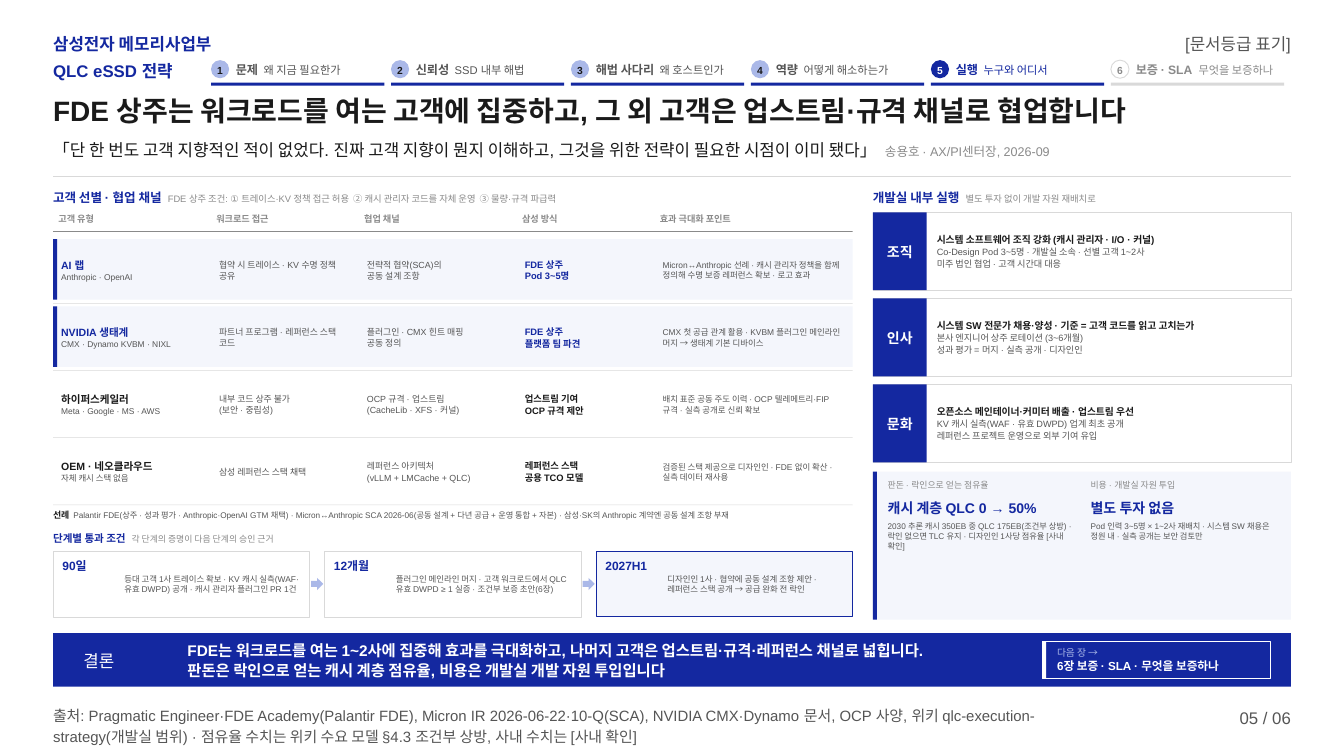
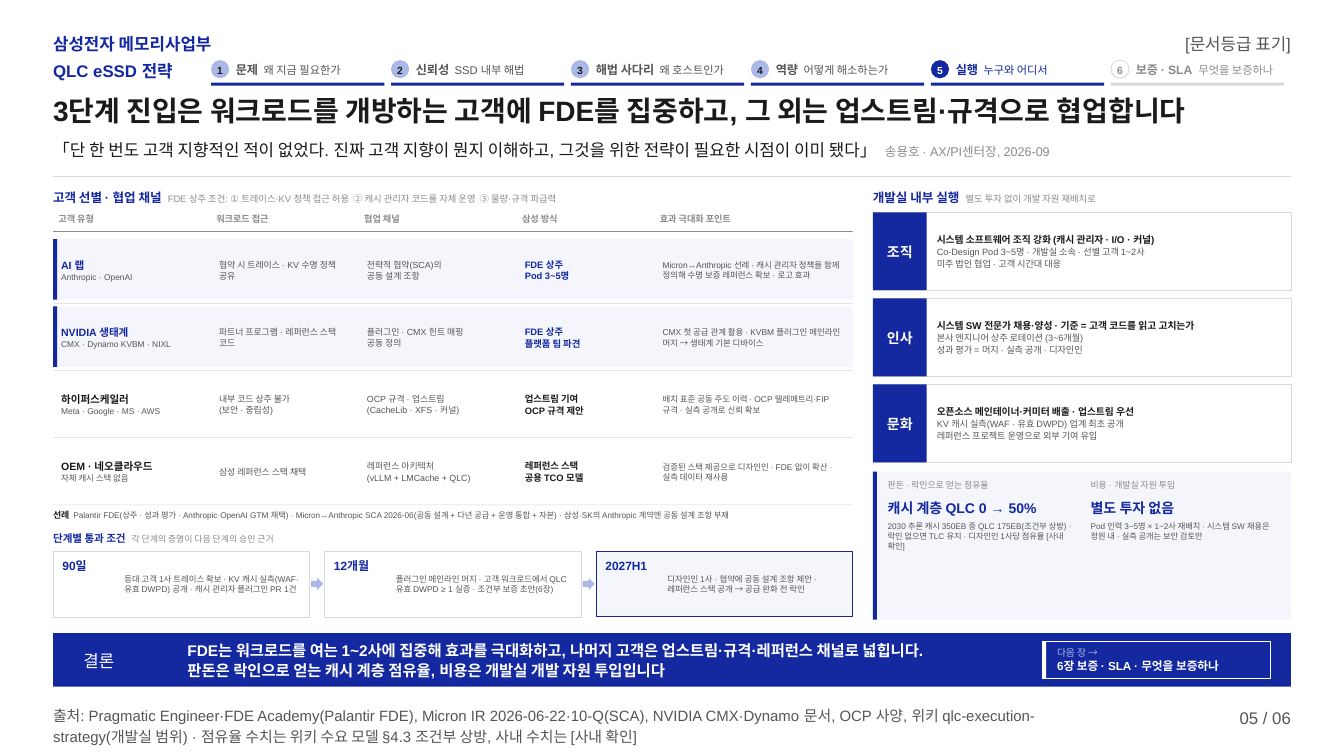
Before and after one commit to k31001/action-learning, a slide deck: slide 5 of outputs/presentation/qlc-ssd-strategy.pptx. Drawn at 1344x756 pixels with LibreOffice and Linux fonts; fonts in the diff are those of the drawing. Boxes give left, top, right and bottom in pixels: in the first picture for what was removed or moved away, otherwise in the second. Text is boxed around its words. In the diff, an @@ line names an element or a change of style, - is before the commit and + after.

```diff
--- a/outputs/presentation/qlc-ssd-strategy.pptx
+++ b/outputs/presentation/qlc-ssd-strategy.pptx
@@ text at [53, 97, 1186, 126]: text changed @@
-FDE 상주는 워크로드를 여는 고객에 집중하고, 그 외 고객은 업스트림·규격 채널로 협업합니다
+3단계 진입은 워크로드를 개방하는 고객에 FDE를 집중하고, 그 외는 업스트림·규격으로 협업합니다
```
Also in this commit, not shown: 5 other slides changed, 12 other files.
